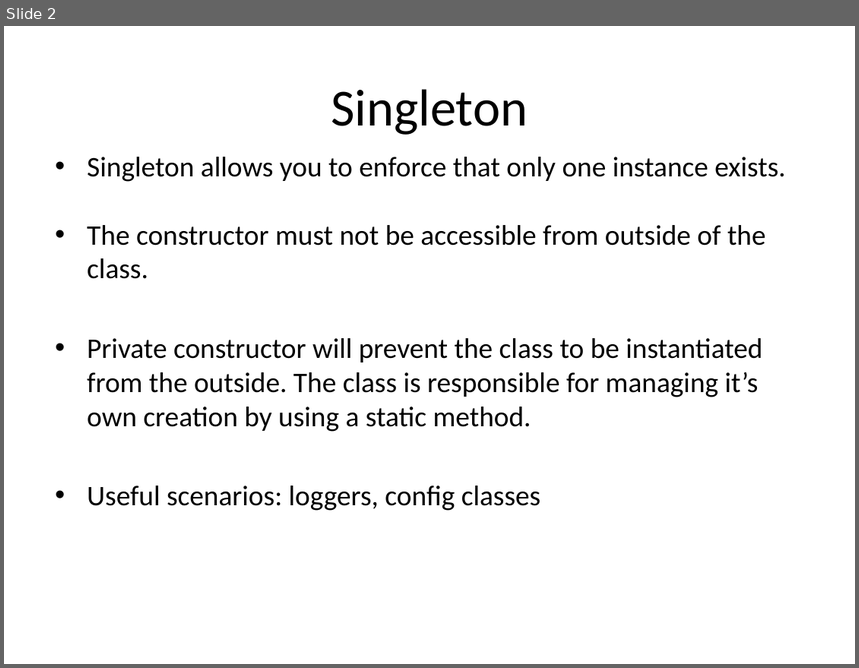
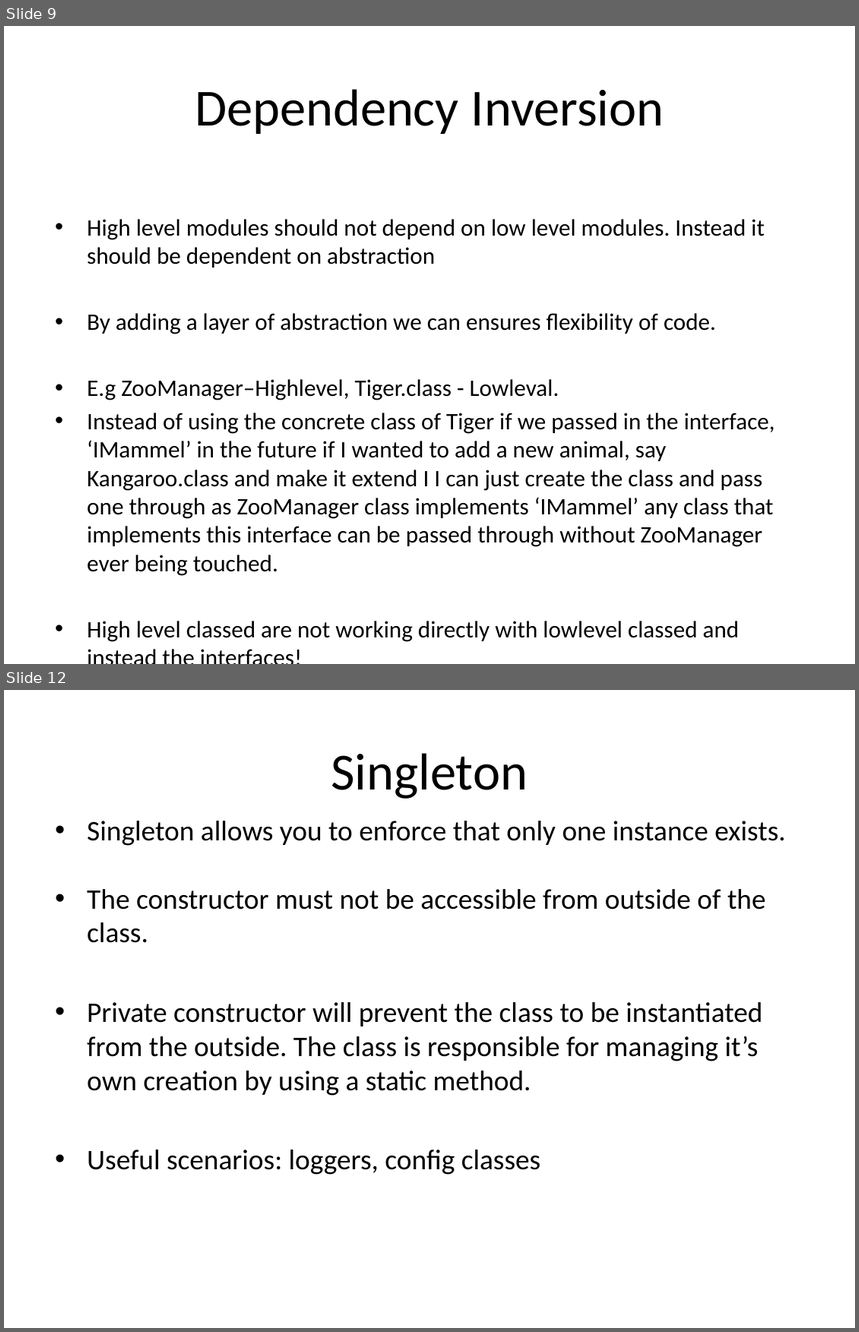
Before and after one commit to BBK-SDP-2015-kokamo01/Design-Patterns, a slide deck: slides/designPatterns.pptx. Shown one above the other, each under a label of ours: slide 2 before the commit, slides 9 and 12 after it; the slides between them are not shown. The pictures are 859x668 and 859x1332 pixels, drawn with LibreOffice and Linux fonts; fonts in the diff are those of the drawing. Boxes give left, top, right and bottom in pixels: in the first picture for what was removed or moved away, otherwise in the second. Text is boxed around its words. In the diff, an @@ line names an element or a change of style, - is before the commit and + after.

```diff
--- a/slides/designPatterns.pptx
+++ b/slides/designPatterns.pptx
@@ slide 9 added at <box>4,26,855,664</box>, background #FFFFFF @@
@@ title added at <box>195,89,664,134</box>, 44 pt, text #000000 @@
+Dependency Inversion
@@ text added at <box>87,219,775,642</box>, 20 pt, text #000000 @@
+• High level modules should not depend on low level modules. Instead it should be dependent on abstraction
+• By adding a layer of abstraction we can ensures flexibility of code.
+• E.g ZooManager–Highlevel, Tiger.class - Lowleval.
+• Instead of using the concrete class of Tiger if we passed in the interface, ‘IMammel’ in the future if I wanted to add a new animal, say Kangaroo.class and make it extend I I can just create the class and pass one through as ZooManager class implements ‘IMammel’ any class that implements this interface can be passed through without ZooManager ever being touched.
+• High level classed are not working directly with lowlevel classed and instead the interfaces!
@@ what was slide 2 is now slide 12 @@
```
Also in this commit, not shown: 1 slide changed, 10 other slides added, 14 other files.
